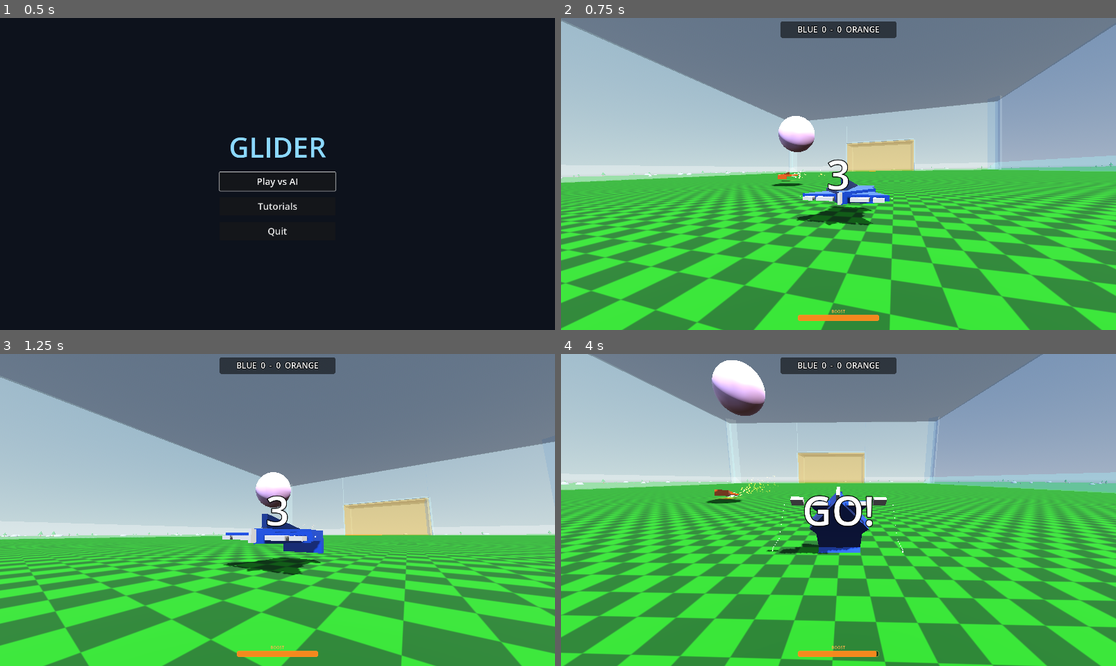
Above: before the commit, frames 1-4 (two rows, left to right).
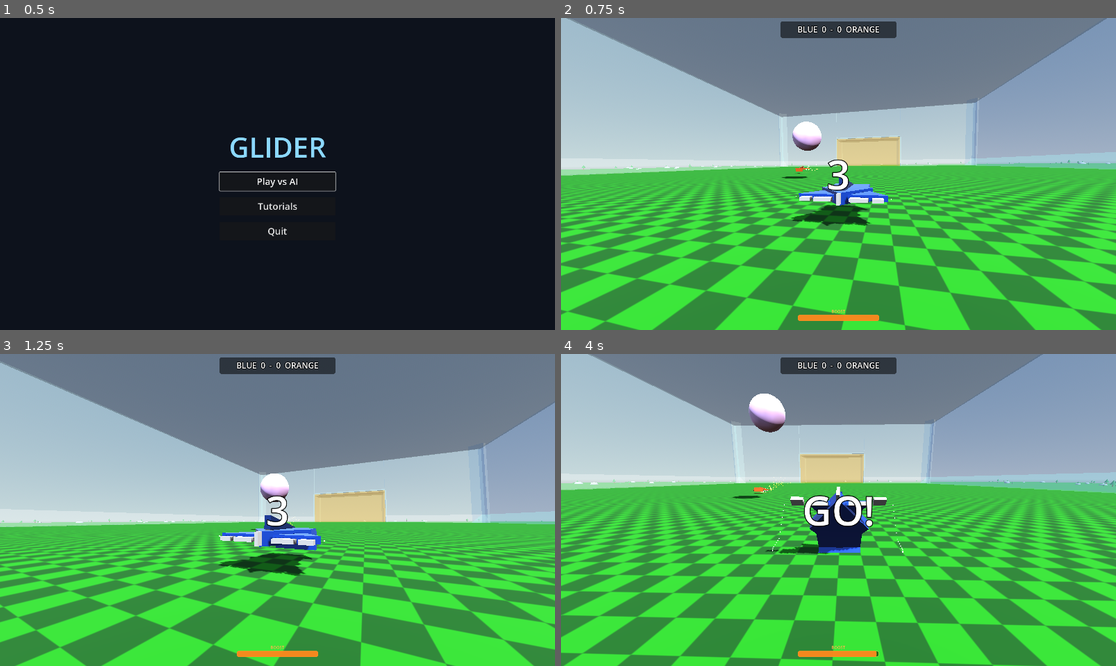
Above: after the commit, the same moments.

Repository: westonkelliher/glider
Game: Godot game, scene res://scenes/main_menu.tscn
Same seed, same stepped clock (60 frames per second), same inputs: the game is played once before the commit and once after it.
Inputs (mouse positions are in pixels of both pictures, inside the frame that each line leads up to):
- Up to frame 1 (0.5 s): no input
- Up to frame 2 (0.75 s): click "Play vs AI" at 0.5 s
- Up to frame 3 (1.25 s): no input
- Up to frame 4 (4 s): tap Enter (ui_accept) at 1.25, 1.52, 2.27, 3.77 s; move the mouse to (866, 510) at 1.27 s; hold Right mouse button (boost) 1.28-2.03 s; hold W (move_forward) from 1.28 s (still down); move the mouse to (810, 510) at 2.02 s; click (810, 510) at 2.1 s; right-click (810, 510) at 2.3 s; move the mouse to (849, 503) at 2.77 s; hold Shift (air_roll) 2.78-3.53 s; right-click (849, 503) at 3.05 s; move the mouse to (832, 516) at 3.52 s; right-click (832, 516) at 3.6 s

Frame 1 is identical in both runs. In frame 2, 38% of the frame differs, in the area x 0-100%, y 0-100%; in frame 3, 37%; in frame 4, 49%, in the area x 0-100%, y 2-100%.

Commit message:
Tune: 5s boost recharge, softer cam tilt, weaker AI boost FX, farther kickoffs
Co-Authored-By: Claude Opus 4.8 (1M context) <noreply@anthropic.com>

Diff:
--- a/environment/match_controller.gd
+++ b/environment/match_controller.gd
@@ -15,10 +15,10 @@
 ## |z|<=28). Facing per side is preserved from each glider's scene transform.
 const KICKOFF_SPAWNS: Array[Vector2] = [
 	Vector2(0.0, 28.0),     # back-center
-	Vector2(7.0, 22.0),     # back-right diagonal
-	Vector2(-7.0, 22.0),    # back-left diagonal
-	Vector2(10.5, 14.0),    # right corner
-	Vector2(-10.5, 14.0),   # left corner
+	Vector2(7.0, 25.0),     # back-right diagonal
+	Vector2(-7.0, 25.0),    # back-left diagonal
+	Vector2(10.5, 21.0),    # right corner
+	Vector2(-10.5, 21.0),   # left corner
 ]
 
 var _label: Label = null
--- a/scripts/camera_rig.gd
+++ b/scripts/camera_rig.gd
@@ -6,7 +6,7 @@
 @export var max_pitch: float = 1.4
 @export var rotate_lerp: float = 5.0  # how fast ball/velocity cams swing to aim
 @export var floor_clearance: float = 1.5  # keep the rig this far above the floor (y=0)
-@export var look_tilt_max: float = 0.55   # max right-stick tilt (rad) in follow cams
+@export var look_tilt_max: float = 0.25   # max right-stick tilt (rad) in follow cams
 @export var look_tilt_lerp: float = 8.0   # how fast the tilt eases in/out
 
 @export var target: Node3D
--- a/scripts/glider_body.gd
+++ b/scripts/glider_body.gd
@@ -14,9 +14,10 @@
 const BOOST_MAX := 100.0
 const BOOST_DRAIN := 45.0          # units/sec while boosting (~2.2s of full tank)
 const BOOST_RECHARGE := 22.0       # units/sec once recharging
-const BOOST_RECHARGE_DELAY := 8.0  # sec of no boosting before the tank refills
+const BOOST_RECHARGE_DELAY := 5.0  # sec of no boosting before the tank refills
 const BOOST_FORCE := 50.0           # nose-ward accel while boosting (player)
-const AI_BOOST_FORCE := 34.0        # softer accel for the AI (see AI boost below)
+const AI_BOOST_FORCE := 35.0        # 70% of player BOOST_FORCE (see AI boost below)
+const AI_FX_SCALE := 0.55           # AI boost FX (particle count/size, glow) vs player
 
 
 ## Flight tuning — PRIMARY/SECONDARY presets, toggled live with T or the pause menu.
@@ -117,9 +118,12 @@
 ## the craft. Toggled on/off by `emitting` each frame while boosting.
 func _make_boost_fx() -> CPUParticles3D:
 	var fx := CPUParticles3D.new()
+	# The AI's exhaust is dialed down so the player's boost reads as the stronger,
+	# flashier one (fewer, smaller particles and a dimmer glow; see _physics_process).
+	var fx_scale := AI_FX_SCALE if is_ai else 1.0
 	fx.emitting = false
 	fx.local_coords = false
-	fx.amount = 140
+	fx.amount = int(140 * fx_scale)
 	fx.lifetime = 0.5
 	fx.position = Vector3(0.0, 0.05, 0.7)
 	# Seed the jet from a small disc across the exhaust so it reads as a column,
@@ -134,8 +138,8 @@
 	# A touch of drag so the tail decelerates and bunches into a soft smoke puff.
 	fx.damping_min = 6.0
 	fx.damping_max = 10.0
-	fx.scale_amount_min = 0.6
-	fx.scale_amount_max = 1.1
+	fx.scale_amount_min = 0.6 * fx_scale
+	fx.scale_amount_max = 1.1 * fx_scale
 	# Grow slightly off the nozzle, then taper to nothing as it cools.
 	var taper := Curve.new()
 	taper.add_point(Vector2(0.0, 0.55))
@@ -340,7 +344,8 @@
 		_boost_fx.emitting = boosting
 	if _boost_light:
 		# Flicker the glow a little so the exhaust feels alive while boosting.
-		var target := (2.4 + 0.5 * sin(_boost_idle * 60.0)) if boosting else 0.0
+		var fx_scale := AI_FX_SCALE if is_ai else 1.0
+		var target := ((2.4 + 0.5 * sin(_boost_idle * 60.0)) * fx_scale) if boosting else 0.0
 		_boost_light.light_energy = lerpf(_boost_light.light_energy, target, minf(1.0, delta * 18.0))
 
 	var slow := ctl.slow
Not shown, changed: TODO.txt
